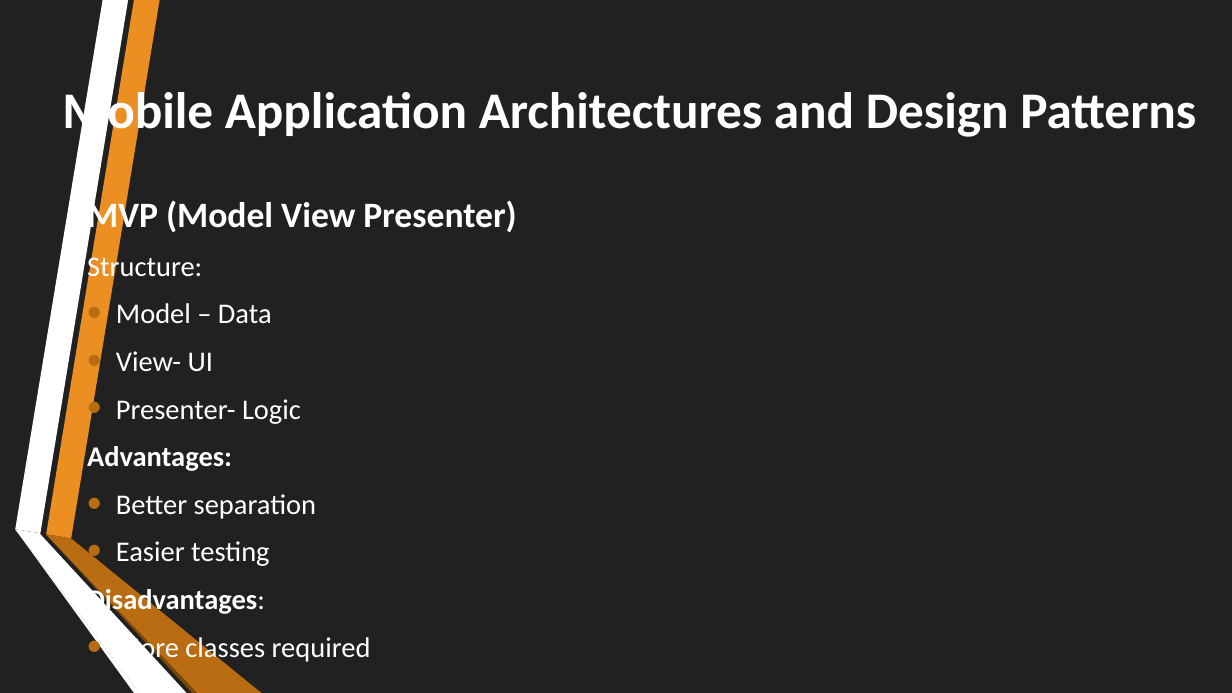
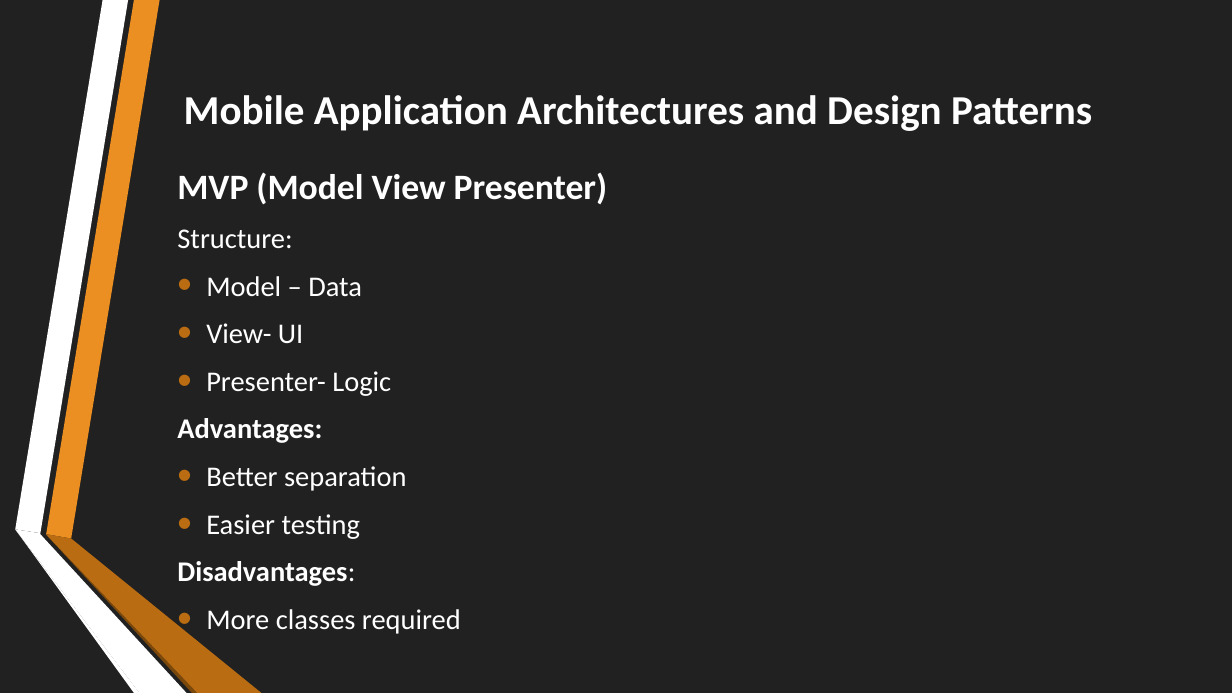
Before and after one commit to Neil1-hub/CEF-440-, a slide deck: slide 14 of Task 1/INTERNET AND MOBILE PROGRAMMING.pptx. Drawn at 1232x693 pixels with LibreOffice and Linux fonts; fonts in the diff are those of the drawing. Boxes give left, top, right and bottom in pixels: in the first picture for what was removed or moved away, otherwise in the second. Text is boxed around its words. In the diff, an @@ line names an element or a change of style, - is before the commit and + after.

```diff
--- a/Task 1/INTERNET AND MOBILE PROGRAMMING.pptx
+++ b/Task 1/INTERNET AND MOBILE PROGRAMMING.pptx
@@ title "Mobile Application Architectures and Design ...": place and size @@
-title "Mobile Application Architectures and Design ..." at box(62, 85, 1196, 140)
+title "Mobile Application Architectures and Design ..." at box(184, 95, 1092, 131)
@@ title "Mobile Application Architectures and Design ..." at box(184, 95, 1092, 131): size 40 to 32 pt @@
@@ text "MVP (Model View Presenter)" rewrapped from box(87, 197, 517, 664) to box(177, 172, 608, 634) @@
```
Also in this commit, not shown: 15 other slides changed, 2 slides added, 3 slides removed.
